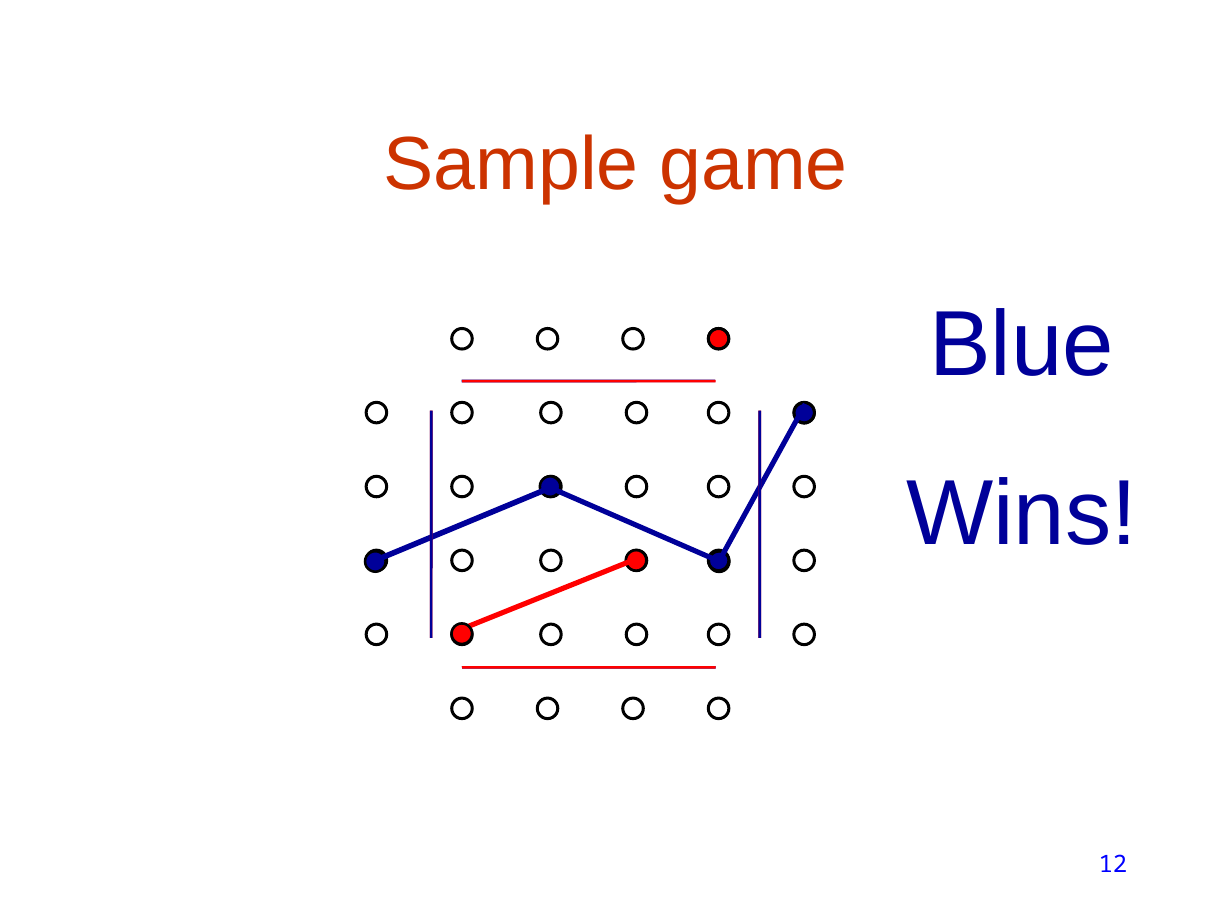
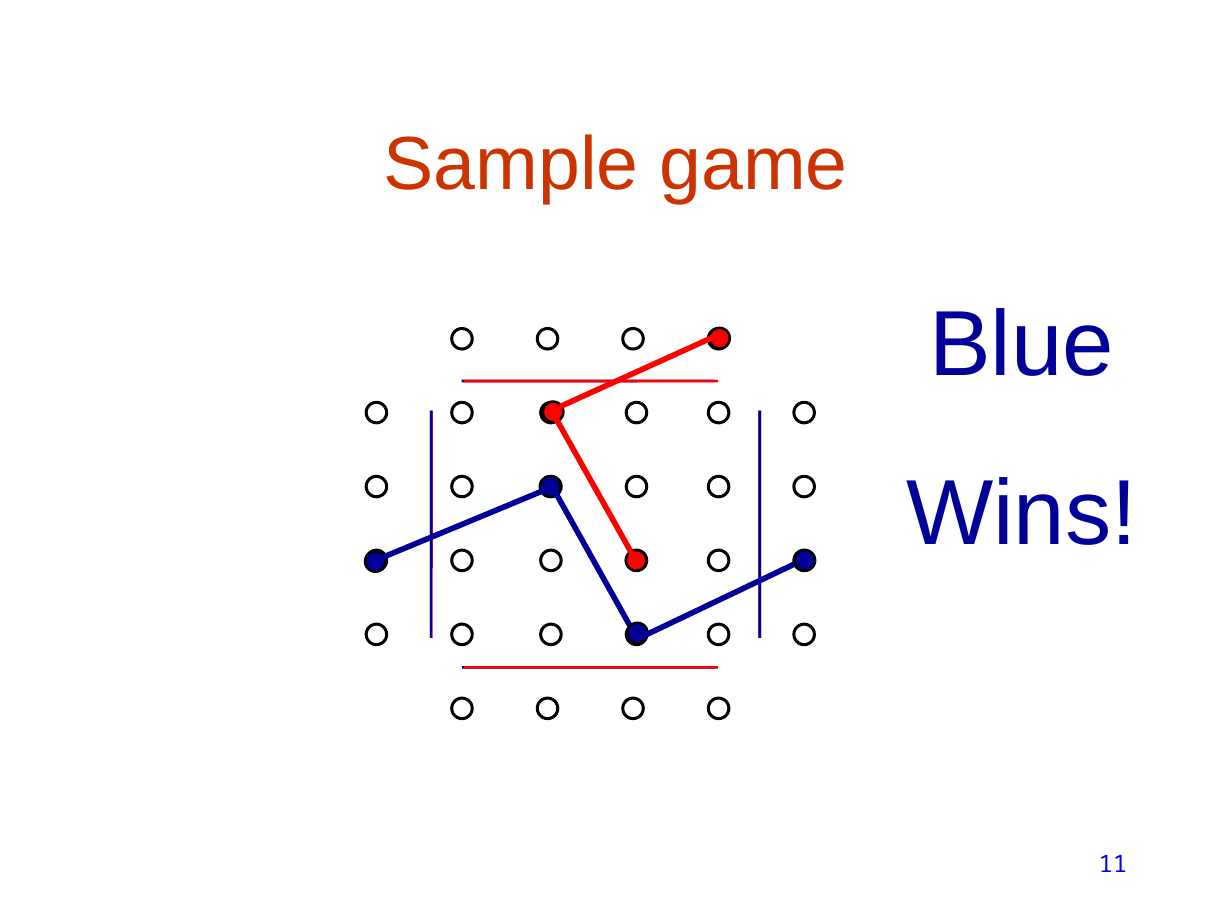
Before and after one commit to lasersox/twixt, a slide deck: slide 11 of docs/twixt_presentation.ppt (slide 12 before the commit). Drawn at 1232x924 pixels with LibreOffice and Linux fonts; fonts in the diff are those of the drawing. Boxes give left, top, right and bottom in pixels: in the first picture for what was removed or moved away, otherwise in the second. Text is boxed around its words. In the diff, an @@ line names an element or a change of style, - is before the commit and + after.

```diff
--- a/docs/twixt_presentation.ppt
+++ b/docs/twixt_presentation.ppt
@@ line added from (561, 407) to (716, 336), #FF0000 3.26 pt @@
@@ ellipse: place and size @@
-ellipse at (451,623,472,644)
+ellipse at (543,402,564,423)
@@ line moved from (717, 565) - (806, 404) to (636, 559) - (552, 410) @@
@@ line (636, 559) - (552, 410): stroke #000099 3 pt to #FF0000 3.26 pt @@
@@ line added from (551, 484) to (636, 636), #000099 3.26 pt @@
@@ line removed from (636, 559) to (466, 627) @@
@@ line moved from (552, 488) - (719, 562) to (638, 638) - (795, 564) @@
@@ line (638, 638) - (795, 564): stroke #000099 3 pt to #000099 3.26 pt @@
@@ ellipse: place and size @@
-ellipse at (708,552,729,573)
+ellipse at (795,551,816,572)
@@ ellipse: place and size @@
-ellipse at (793,403,814,424)
+ellipse at (627,623,648,644)
@@ page number at (1099,855,1128,872): text changed @@
-12
+11
```
Also in this commit, not shown: 3 other slides changed, 1 slide removed, 4 other files.
